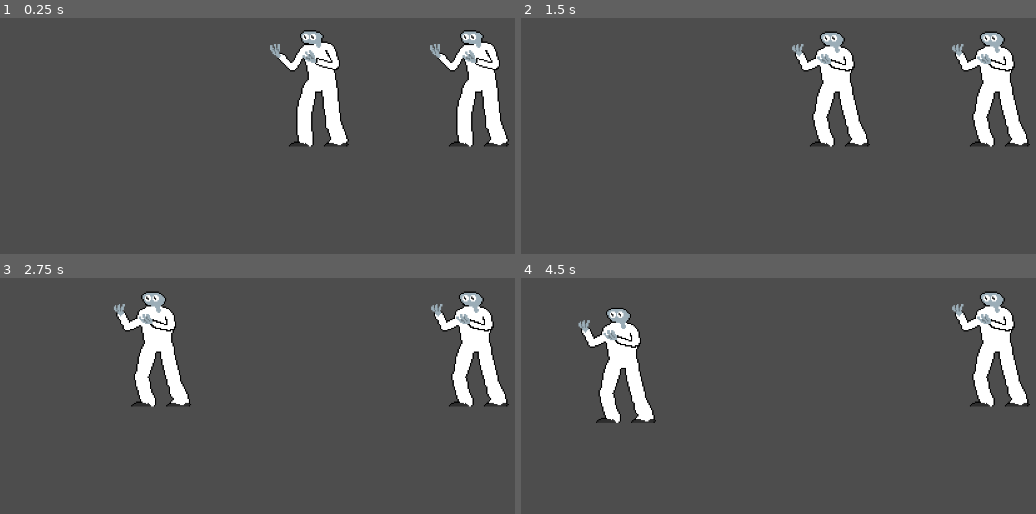
Above: before the commit, frames 1-4 (two rows, left to right).
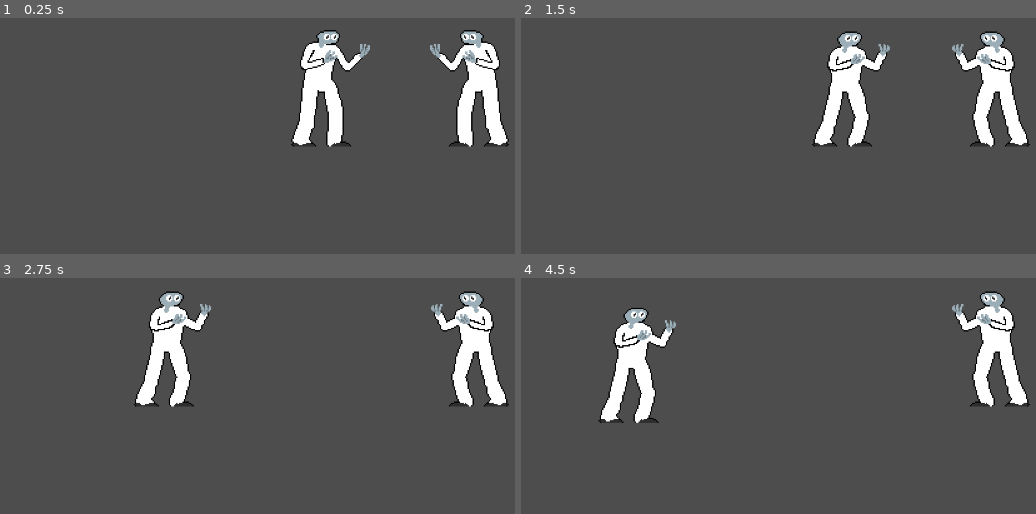
Above: after the commit, the same moments.

Repository: edenmann/class-game-1
Game: Godot game, scene res://Scenes/main.tscn
Same seed, same stepped clock (60 frames per second), same inputs: the game is played once before the commit and once after it.
Inputs:
- Up to frame 1 (0.25 s): no input
- Up to frame 2 (1.5 s): tap Enter at 1.25 s
- Up to frame 3 (2.75 s): hold A (p1_move_left) from 2.03 s (still down)
- Up to frame 4 (4.5 s): release A (p1_move_left) at 2.78 s; tap Space at 4.25 s; hold A (p1_move_left) from 4.28 s (still down)

The runs differ from the first frame. In frame 1, 2.4% of the frame differs, in the area x 52-72%, y 5-55%; in frame 2, 3.7%; in frame 3, 3.7%; in frame 4, 3.7%, in the area x 11-31%, y 12-62%.

Commit message:
added more to player sides

Diff:
--- a/Scenes/main.tscn
+++ b/Scenes/main.tscn
@@ -20,3 +20,5 @@
 position = Vector2(64, -64)
 
 [connection signal="side_changed" from="." to="Player1" method="_on_main_side_changed"]
+[connection signal="tree_entered" from="Player1" to="." method="_on_player_1_tree_entered"]
+[connection signal="tree_entered" from="Player2" to="." method="_on_player_2_tree_entered"]
--- a/Scripts/main.gd
+++ b/Scripts/main.gd
@@ -8,9 +8,14 @@
 
 # Called when the node enters the scene tree for the first time.
 func _ready() -> void:
+	pass
+
+
+func _on_player_1_tree_entered() -> void:
 	p1= $Player1
+
+func _on_player_2_tree_entered() -> void:
 	p2= $Player2
-
 
 # pos_dif is x position difference. player 1 position minus player 2 position. used to determine which side the player is on.
 
--- a/Scripts/player.gd
+++ b/Scripts/player.gd
@@ -7,22 +7,36 @@
 const SPEED = 60.0 * SPEED_MULTIPLIER
 const JUMP_VELOCITY = -400.0
 
-static var player = 1
+static var static_player = 0
+var player: int
 
 # side that the characters are on. "left" or "right"
 var side = ""
 
+
+func player_action(action):
+	var new_action = "p" + str(player) + "_" + action
+	print(new_action)
+	return new_action
+
+
 #when a new player node is initialized, the player
 func _init():
-	player +=1
+
+	static_player += 1
+	player = static_player
+
+	print(player)
+	print(side)
+
 	if player == 1:
 		side = "left"
 	else:
 		side = "right"
 
-	print(side)
-	#player += 1
-	print(player)
+
+
+
 
 func _on_animated_sprite_2d_ready() -> void:
 
@@ -33,15 +47,19 @@
 
 
 #takes in general action then changes to player specific action (ie: "move_left" -> "p1_move_left")
-func player_action(action):
-	var new_action = "p" + str(player) + "_" + action
-	print(new_action)
-	return new_action
 
-var move_left = player_action("move_left")
-var move_right = player_action("move_right")
-var jump = player_action("jump")
-var crouch = player_action("crouch")
+var move_left
+var move_right
+var jump
+var crouch
+
+func _ready():
+	move_left = player_action("move_left")
+	move_right = player_action("move_right")
+	jump = player_action("jump")
+	crouch = player_action("crouch")
+
+
 
 
 func _physics_process(delta: float) -> void:
@@ -63,13 +81,9 @@
 	move_and_slide()
 
 
-	#if Main.player_side(player) == "left":
-	#	sprite.flip_h = false
-	#else:
-	#	sprite.flip_h = true
+func _on_main_side_changed() -> void:
+	print("player " + str(player) + " flip_h: " + str($AnimatedSprite2D.flip_h))
 
-
-func _on_main_side_changed() -> void:
 	if $AnimatedSprite2D.flip_h == true:
 		$AnimatedSprite2D.flip_h = false
 	elif $AnimatedSprite2D.flip_h == false:
